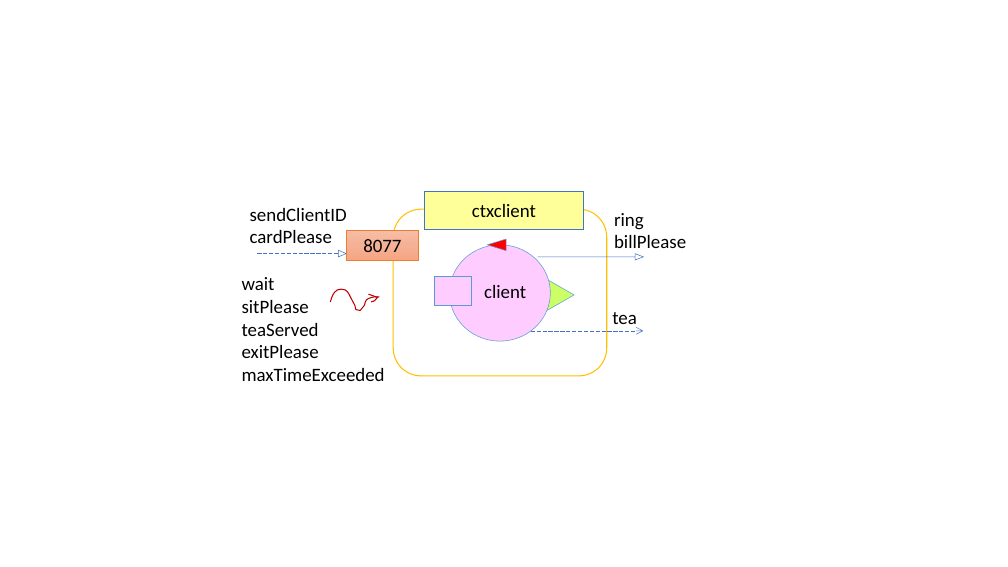
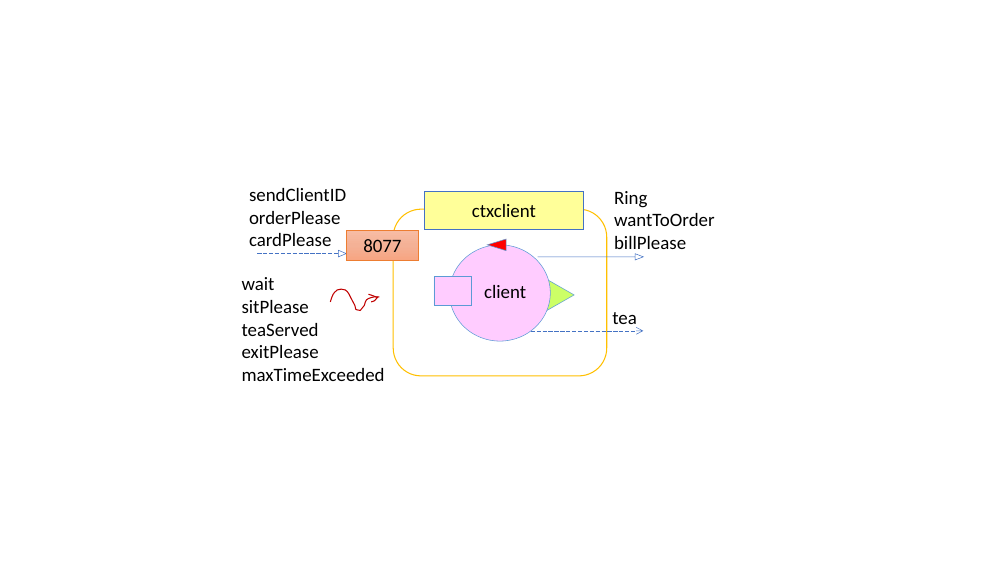
Before and after one commit to gitemar/Martini_Drudi_ISS2020, a slide deck: slide 3 of Sprint1_ISS2020/userDocs/images.pptx. Drawn at 1008x567 pixels with LibreOffice and Linux fonts; fonts in the diff are those of the drawing. Boxes give left, top, right and bottom in pixels: in the first picture for what was removed or moved away, otherwise in the second. Text is boxed around its words. In the diff, an @@ line names an element or a change of style, - is before the commit and + after.

```diff
--- a/Sprint1_ISS2020/userDocs/images.pptx
+++ b/Sprint1_ISS2020/userDocs/images.pptx
@@ text "sendClientID": place and size @@
-text "sendClientID" at <box>250,208,347,243</box>
+text "sendClientID" at <box>249,188,346,246</box>
@@ text "Ring": place and size @@
-text "Ring" at <box>614,213,686,254</box>
+text "Ring" at <box>614,191,715,254</box>
@@ text at <box>614,191,715,226</box>: text changed @@
-ring
+Ring
+wantToOrder
@@ text at <box>249,211,340,224</box>: paragraph added @@
+orderPlease
```
Also in this commit, not shown: 1 other slide changed, 4 other files.
